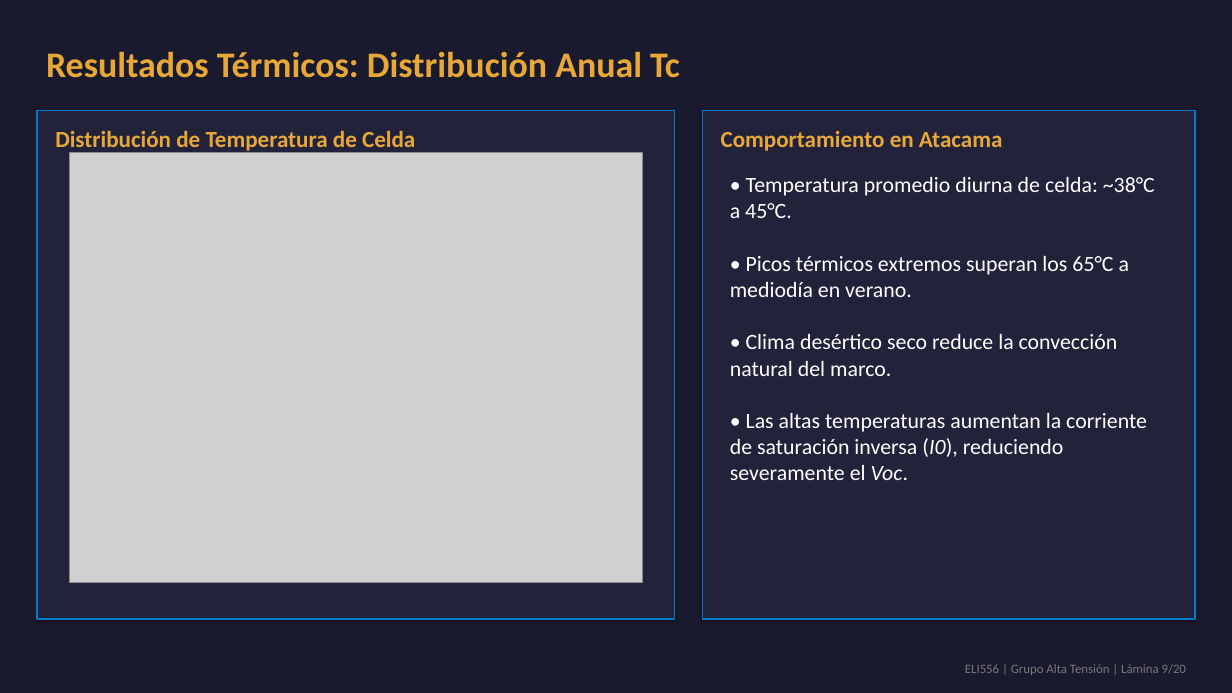
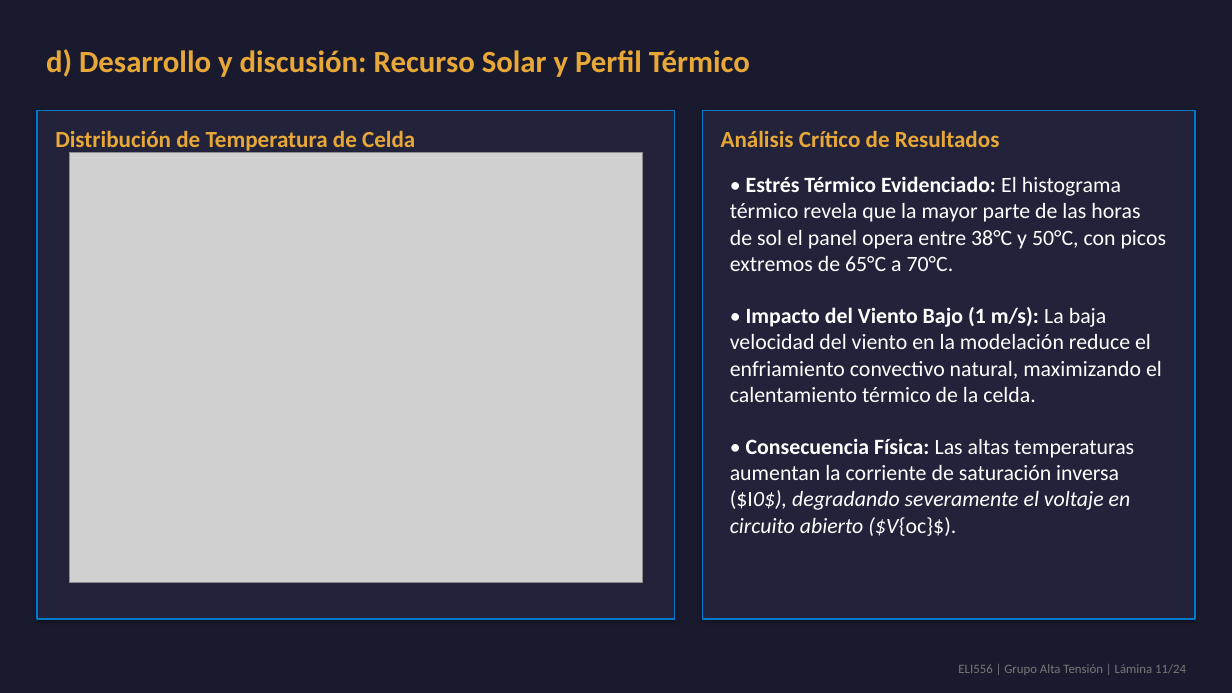
Before and after one commit to theChosen16/t2-paneles, a slide deck: slide 11 of output/Presentacion_Final_ELI556_Atacama.pptx (slide 9 before the commit). Drawn at 1232x693 pixels with LibreOffice and Linux fonts; fonts in the diff are those of the drawing; grey boxes stand for pictures. Boxes give left, top, right and bottom in pixels: in the first picture for what was removed or moved away, otherwise in the second. Text is boxed around its words. In the diff, an @@ line names an element or a change of style, - is before the commit and + after.

```diff
--- a/output/Presentacion_Final_ELI556_Atacama.pptx
+++ b/output/Presentacion_Final_ELI556_Atacama.pptx
@@ text at (46, 49, 750, 77): text changed; size 28 to 24 pt @@
-Resultados Térmicos: Distribución Anual Tc
+d) Desarrollo y discusión: Recurso Solar y Perfil Térmico
@@ text at (721, 131, 1000, 147): text changed @@
-Comportamiento en Atacama
+Análisis Crítico de Resultados
@@ text at (730, 176, 1167, 536): text changed @@
-• Temperatura promedio diurna de celda: ~38°C a 45°C.
-• Picos térmicos extremos superan los 65°C a mediodía en verano.
-• Clima desértico seco reduce la convección natural del marco.
-• Las altas temperaturas aumentan la corriente de saturación inversa (I0), reduciendo severamente el Voc.
+• Estrés Térmico Evidenciado: El histograma térmico revela que la mayor parte de las horas de sol el panel opera entre 38°C y 50°C, con picos extremos de 65°C a 70°C.
+• Impacto del Viento Bajo (1 m/s): La baja velocidad del viento en la modelación reduce el enfriamiento convectivo natural, maximizando el calentamiento térmico de la celda.
+• Consecuencia Física: Las altas temperaturas aumentan la corriente de saturación inversa ($I0$), degradando severamente el voltaje en circuito abierto ($V{oc}$).
@@ text at (958, 664, 1186, 675): text changed @@
-ELI556 | Grupo Alta Tensión | Lámina 9/20
+ELI556 | Grupo Alta Tensión | Lámina 11/24
```
Also in this commit, not shown: 16 other slides changed, 7 slides added, 3 slides removed, 29 other files.
